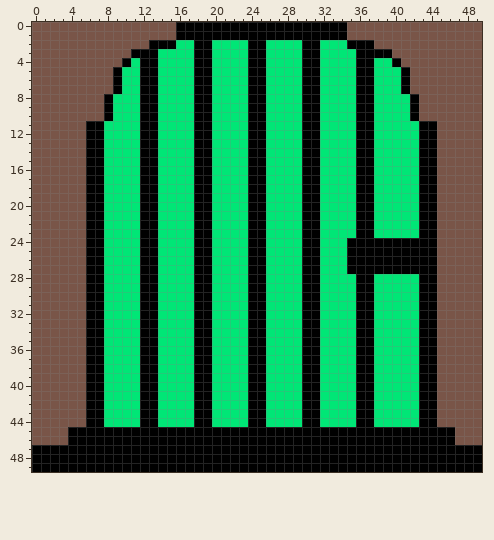
File history of a pixel-art sprite, src/com/group17/game/resources/sprites/door_green.png. The first picture shows the starting point.
The file is 50x50 pixels.
Once edited:
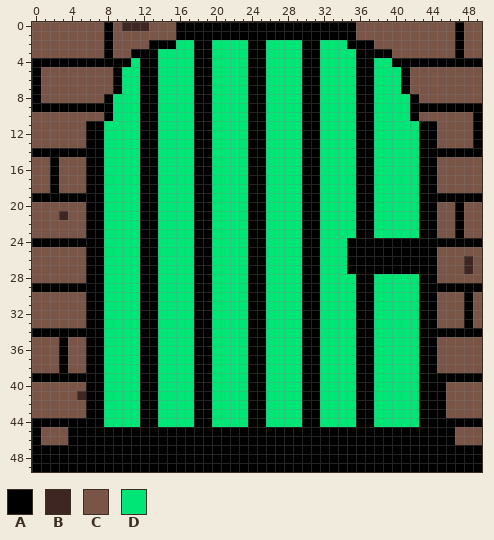
Palette (. is transparent): A #000000  B #3e2723  C #795548  D #00e676
The exact change:
y 0: x 8 C -> A; x 10..12 CCC -> BBB; x 35 C -> A; x 47 C -> A
y 1: x 8 C -> A; x 35 C -> A; x 47 C -> A
y 2..3: x 8 C -> A; x 47 C -> A
y 4: x 0..9 CCCCCCCCCC -> AAAAAAAAAA; x 41..49 CCCCCCCCC -> AAAAAAAAA
y 5..8: x 0 C -> A
y 9: x 0..7 CCCCCCCC -> AAAAAAAA; x 43..49 CCCCCCC -> AAAAAAA
y 10..13: x 49 C -> A
y 14: x 0..5 CCCCCC -> AAAAAA; x 45..49 CCCCC -> AAAAA
y 15..18: x 2 C -> A
y 19: x 0..5 CCCCCC -> AAAAAA; x 45..49 CCCCC -> AAAAA
y 20: x 47 C -> A
y 21: x 3 C -> B; x 47 C -> A
y 22..23: x 47 C -> A
y 24: x 0..5 CCCCCC -> AAAAAA; x 45..49 CCCCC -> AAAAA
y 26..27: x 48 C -> B
y 29: x 0..5 CCCCCC -> AAAAAA; x 45..49 CCCCC -> AAAAA
y 30..33: x 48 C -> A
y 34: x 0..5 CCCCCC -> AAAAAA; x 45..49 CCCCC -> AAAAA
y 35..38: x 3 C -> A
y 39: x 0..5 CCCCCC -> AAAAAA; x 45..49 CCCCC -> AAAAA
y 40: x 45 C -> A
y 41: x 5 C -> B; x 45 C -> A
y 42..43: x 45 C -> A
y 44: x 0..5 CCCCCC -> AAAAAA; x 45..49 CCCCC -> AAAAA
y 45..46: x 0 C -> A
Boxes around the changes in both pictures, in picture pixels (x1, y1, x2, y2):
changed: (32, 22, 149, 292)
changed: (347, 22, 356, 40)
changed: (401, 22, 482, 67)
changed: (419, 103, 482, 157)
changed: (437, 193, 482, 337)
changed: (32, 328, 86, 445)
changed: (437, 373, 482, 427)
